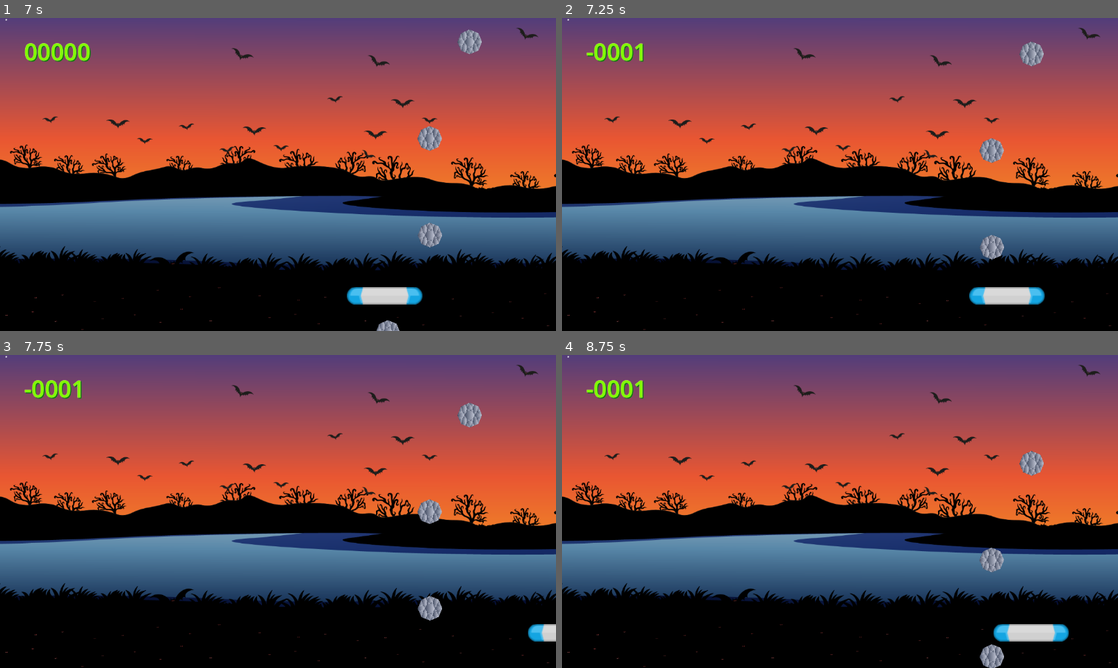
Above: before the commit, frames 1-4 (two rows, left to right).
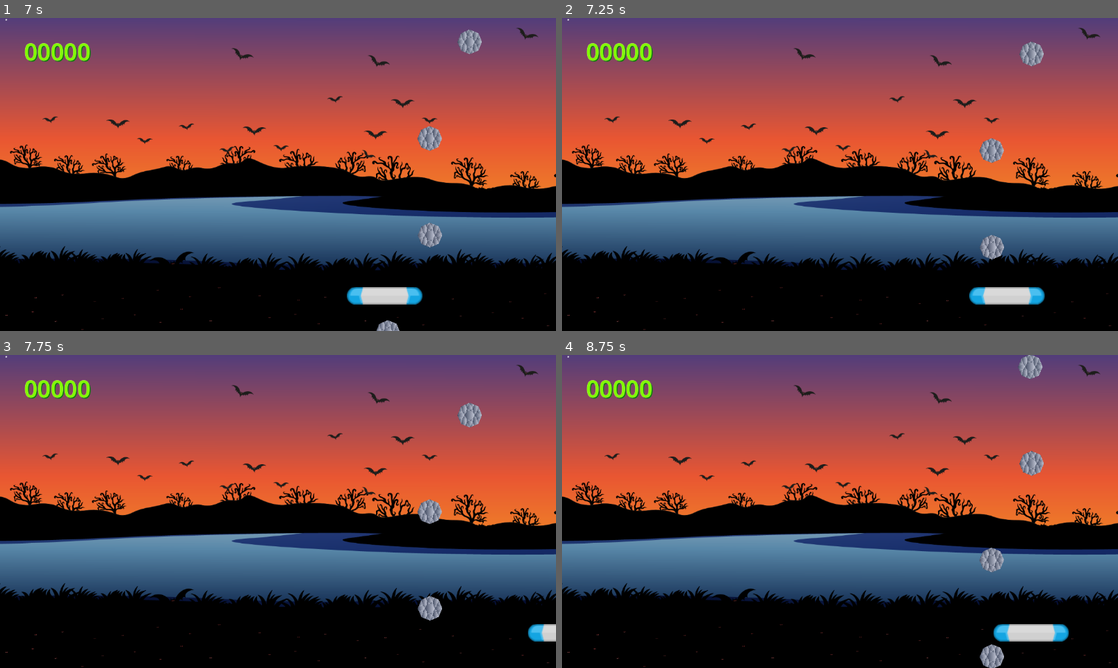
Above: after the commit, the same moments.

Repository: ZuNTeR/GemCatcher
Game: Godot game, scene res://scenes/game.tscn
The game is run twice, just before and just after one commit, with the same random seed, the same clock (stepped at 60 frames per second) and the same inputs.
Inputs:
- Up to frame 1 (7 s): hold D (right) 0.53-1.28 s; hold A (left) 1.28-2.03 s; hold D (right) 2.03-3.53 s; hold A (left) 3.53-5.78 s; hold D (right) from 5.78 s (still down)
- Up to frame 2 (7.25 s): keep holding D (right)
- Up to frame 3 (7.75 s): keep holding D (right)
- Up to frame 4 (8.75 s): release D (right) at 8.03 s; hold A (left) from 8.03 s (still down)

Frame 1 is identical in both runs. In frame 2, 0.5% of the frame differs, in the area x 4-17%, y 8-14%; in frame 3, 0.5%; in frame 4, 0.8%, in the area x 4-87%, y 0-14%.
Error after the commit: Invalid assignment of property or key 'text' with value of type 'String' on a base object of type 'null instance'. (res://scenes/game.gd:45)

Commit message:
Mudanças nas bordas

Diff:
--- a/scenes/gem.gd
+++ b/scenes/GemScenes/gem.gd
@@ -13,8 +13,14 @@
 	position.y += speed * delta
 
 
-	if position.y > get_viewport_rect().size.y + 25.0:
-		on_gem_off_screen.emit()
-		set_process(false)
-		queue_free()
-		set_process(true)
+#	if position.y > get_viewport_rect().size.y + 25.0:
+#		on_gem_off_screen.emit()
+#		set_process(false)
+#		queue_free()
+#		set_process(true)
+func _on_paredebaixo_area_entered(area: Area2D) -> void:
+	on_gem_off_screen.emit()
+	set_process(false)
+	queue_free()
+	set_process(true)
+	print
--- a/scenes/gem.tscn
+++ b/scenes/GemScenes/gem.tscn
@@ -1,16 +1,16 @@
 [gd_scene load_steps=3 format=3 uid="uid://dx8cp8och1xiu"]
 
-[ext_resource type="Script" path="res://scenes/gem.gd" id="1_8ir0a"]
+[ext_resource type="Script" path="res://scenes/GemScenes/gem.gd" id="1_8ir0a"]
 [ext_resource type="Texture2D" uid="uid://gjv2pu8icltp" path="res://assets/gemas_Sprite de gema original.png" id="2_rksw8"]
 
 [node name="Gem" type="Area2D"]
 position = Vector2(45, 35)
 script = ExtResource("1_8ir0a")
 
+[node name="CollisionPolygon2D" type="CollisionPolygon2D" parent="."]
+polygon = PackedVector2Array(1, 27, 19, 19, 26, 1, 19, -17, 0, -25, -18, -16, -25, 2, -17, 20)
+
 [node name="Sprite2D" type="Sprite2D" parent="."]
 position = Vector2(0.500002, 0.999998)
 scale = Vector2(0.053, 0.053)
 texture = ExtResource("2_rksw8")
-
-[node name="CollisionPolygon2D" type="CollisionPolygon2D" parent="."]
-polygon = PackedVector2Array(1, 27, 19, 19, 26, 1, 19, -17, 0, -25, -18, -16, -25, 2, -17, 20)
--- /dev/null
+++ b/scenes/GemScenes/geminiGem.tscn
@@ -0,0 +1,20 @@
+[gd_scene load_steps=3 format=3 uid="uid://c1nkxt1twi7pe"]
+
+[ext_resource type="Texture2D" uid="uid://cctgu1fc7o3pp" path="res://assets/gemas_Sprite de gema de divisão de plataforma v3_Sprite de gema de divisão de plataforma v2 cópia.png" id="1_q4mir"]
+
+[sub_resource type="CapsuleShape2D" id="CapsuleShape2D_rr26y"]
+radius = 8.0
+height = 50.0
+
+[node name="GeminiGem" type="Area2D"]
+
+[node name="CollisionShape2D" type="CollisionShape2D" parent="."]
+position = Vector2(61, 36)
+rotation = 1.5708
+scale = Vector2(1, 1)
+shape = SubResource("CapsuleShape2D_rr26y")
+
+[node name="Sprite2D" type="Sprite2D" parent="."]
+position = Vector2(61, 36.1648)
+scale = Vector2(0.023341, 0.0236705)
+texture = ExtResource("1_q4mir")
--- a/scenes/ricochetGem.tscn
+++ b/scenes/GemScenes/ricochetGem.tscn
@@ -5,14 +5,14 @@
 [sub_resource type="RectangleShape2D" id="RectangleShape2D_ugpwe"]
 size = Vector2(36.4867, 36.4867)
 
-[node name="RicochetGem" type="Node2D"]
+[node name="RicochetGem" type="Area2D"]
+
+[node name="CollisionShape2D" type="CollisionShape2D" parent="."]
+position = Vector2(89, 98)
+rotation = 0.785398
+shape = SubResource("RectangleShape2D_ugpwe")
 
 [node name="Sprite2D" type="Sprite2D" parent="."]
 position = Vector2(89, 98)
 scale = Vector2(0.054, 0.054)
 texture = ExtResource("1_swrqw")
-
-[node name="CollisionShape2D" type="CollisionShape2D" parent="."]
-position = Vector2(89, 98)
-rotation = 0.785398
-shape = SubResource("RectangleShape2D_ugpwe")
--- a/scenes/timeGem.tscn
+++ b/scenes/GemScenes/timeGem.tscn
@@ -6,13 +6,13 @@
 radius = 17.0
 height = 52.0
 
-[node name="TimeGem" type="Node2D"]
+[node name="TimeGem" type="Area2D"]
+
+[node name="CollisionShape2D" type="CollisionShape2D" parent="."]
+position = Vector2(41, 42)
+shape = SubResource("CapsuleShape2D_gid5f")
 
 [node name="Sprite2D" type="Sprite2D" parent="."]
 position = Vector2(41, 42)
 scale = Vector2(0.055, 0.055)
 texture = ExtResource("1_jugie")
-
-[node name="CollisionShape2D" type="CollisionShape2D" parent="."]
-position = Vector2(41, 42)
-shape = SubResource("CapsuleShape2D_gid5f")
--- a/scenes/game.gd
+++ b/scenes/game.gd
@@ -5,6 +5,9 @@
 @onready var timer: Timer = $Timer
 @onready var audio_gema_capturada: AudioStreamPlayer2D = $AudioGemaCapturada
 @onready var audio_gema_perdida: AudioStreamPlayer2D = $AudioGemaPerdida
+
+
+
 
 #signal on_gem_touch_under_bound
 
@@ -20,23 +23,22 @@
 func spawn_gem() -> void:
 	var new_gem = gem_scene.instantiate()
 	var xpos: float = randf_range(70, 1050)
-	new_gem.on_gem_off_screen.connect(lose_gem)
+	#new_gem.on_gem_off_screen.connect(lose_gem)
 	new_gem.position = Vector2(xpos, -50)
 	add_child(new_gem)
 
-func stop_all() -> void:
-	timer.stop()
+#func stop_all() -> void:
+#	timer.stop()
 
 func _on_timer_timeout() -> void:
-	print("_on_timer_timeout")
 	spawn_gem()
 
-func lose_gem() -> void:
-	_score -= 1
-	label.text = "%05d" % _score
-	audio_gema_perdida.play()
-	if _score < 0:
-		stop_all()
+#func lose_gem() -> void:
+#	_score -= 1
+#	label.text = "%05d" % _score
+#	audio_gema_perdida.play()
+#	if _score < 0:
+#		stop_all()
 
 func _on_paddle_area_entered(area: Area2D) -> void:
 	_score += 1
@@ -44,4 +46,18 @@
 	audio_gema_capturada.play()
 	area.queue_free()
 
-	#func _p
+
+func _on_parede_baixo_area_entered(area: Area2D) -> void:
+	pass
+
+
+func _on_parede_direita_area_entered(area: Area2D) -> void:
+	pass # Replace with function body.
+
+
+func _on_parede_esquerda_area_entered(area: Area2D) -> void:
+	pass # Replace with function body.
+
+
+func _on_parede_cima_area_entered(area: Area2D) -> void:
+	pass # Replace with function body.
--- a/scenes/game.tscn
+++ b/scenes/game.tscn
@@ -3,21 +3,21 @@
 [ext_resource type="Script" path="res://scenes/game.gd" id="1_i4ovq"]
 [ext_resource type="Texture2D" uid="uid://cjh0oi50fi86b" path="res://assets/Backgrounds_1.png" id="2_3bwm0"]
 [ext_resource type="PackedScene" uid="uid://bo7gdx7jhwnc8" path="res://scenes/paddle.tscn" id="2_8u26l"]
-[ext_resource type="PackedScene" uid="uid://dx8cp8och1xiu" path="res://scenes/gem.tscn" id="2_l515u"]
+[ext_resource type="PackedScene" uid="uid://dx8cp8och1xiu" path="res://scenes/GemScenes/gem.tscn" id="2_l515u"]
 [ext_resource type="AudioStream" uid="uid://bmxwwkun1ptys" path="res://assets/bgm_action_5.mp3" id="5_gne7s"]
 [ext_resource type="AudioStream" uid="uid://ba8lxmocedmvx" path="res://assets/spell1_0.wav" id="6_71w4g"]
 [ext_resource type="AudioStream" uid="uid://bdkydogjxp6m7" path="res://assets/explode.wav" id="7_3yv10"]
 
-[sub_resource type="WorldBoundaryShape2D" id="WorldBoundaryShape2D_lggsj"]
-normal = Vector2(0, 1)
+[sub_resource type="WorldBoundaryShape2D" id="WorldBoundaryShape2D_t4kwg"]
+normal = Vector2(-1, 0)
 
 [sub_resource type="WorldBoundaryShape2D" id="WorldBoundaryShape2D_nim6o"]
 
 [sub_resource type="WorldBoundaryShape2D" id="WorldBoundaryShape2D_td6nv"]
 normal = Vector2(1, 0)
 
-[sub_resource type="WorldBoundaryShape2D" id="WorldBoundaryShape2D_t4kwg"]
-normal = Vector2(-1, 0)
+[sub_resource type="WorldBoundaryShape2D" id="WorldBoundaryShape2D_lggsj"]
+normal = Vector2(0, 1)
 
 [node name="Game" type="Node2D"]
 script = ExtResource("1_i4ovq")
@@ -32,28 +32,49 @@
 position = Vector2(572, 575)
 scale = Vector2(1.5, 1.502)
 
-[node name="Timer" type="Timer" parent="."]
-wait_time = 2.0
-autostart = true
+[node name="Bordas" type="Node2D" parent="."]
 
-[node name="ParedeCima" type="CollisionShape2D" parent="."]
-shape = SubResource("WorldBoundaryShape2D_lggsj")
+[node name="ParedeDireita" type="Area2D" parent="Bordas"]
 
-[node name="Parede baixo" type="CollisionShape2D" parent="."]
+[node name="ParedeDireita" type="CollisionShape2D" parent="Bordas/ParedeDireita"]
+position = Vector2(1152, 648)
+shape = SubResource("WorldBoundaryShape2D_t4kwg")
+
+[node name="ParedeBaixo" type="Area2D" parent="Bordas"]
+
+[node name="ParedeBaixo" type="CollisionShape2D" parent="Bordas/ParedeBaixo"]
 position = Vector2(1152, 648)
 shape = SubResource("WorldBoundaryShape2D_nim6o")
 
-[node name="Parede esquerda" type="CollisionShape2D" parent="."]
+[node name="ParedeEsquerda" type="Area2D" parent="Bordas"]
+
+[node name="ParedeEsquerda" type="CollisionShape2D" parent="Bordas/ParedeEsquerda"]
 shape = SubResource("WorldBoundaryShape2D_td6nv")
 
-[node name="Parede direita" type="CollisionShape2D" parent="."]
-position = Vector2(1152, 648)
-shape = SubResource("WorldBoundaryShape2D_t4kwg")
+[node name="ParedeCima" type="Area2D" parent="Bordas"]
 
-[node name="Label" type="Label" parent="."]
+[node name="ParedeCima" type="CollisionShape2D" parent="Bordas/ParedeCima"]
+shape = SubResource("WorldBoundaryShape2D_lggsj")
+
+[node name="Sons" type="Node2D" parent="."]
+
+[node name="AudioStreamPlayer" type="AudioStreamPlayer" parent="Sons"]
+stream = ExtResource("5_gne7s")
+volume_db = -22.0
+autoplay = true
+
+[node name="AudioGemaCapturada" type="AudioStreamPlayer2D" parent="Sons"]
+stream = ExtResource("6_71w4g")
+
+[node name="AudioGemaPerdida" type="AudioStreamPlayer2D" parent="Sons"]
+stream = ExtResource("7_3yv10")
+
+[node name="Infos" type="Node2D" parent="."]
+
+[node name="Label" type="Label" parent="Infos"]
 offset_left = 50.0
 offset_top = 36.0
-offset_right = 132.0
+offset_right = 187.0
 offset_bottom = 103.0
 theme_override_colors/font_color = Color(0.505882, 1, 0, 1)
 theme_override_colors/font_shadow_color = Color(0, 0.529412, 0, 1)
@@ -64,16 +85,13 @@
 theme_override_font_sizes/font_size = 48
 text = "00000"
 
-[node name="AudioStreamPlayer" type="AudioStreamPlayer" parent="."]
-stream = ExtResource("5_gne7s")
-volume_db = -22.0
-autoplay = true
-
-[node name="AudioGemaCapturada" type="AudioStreamPlayer2D" parent="."]
-stream = ExtResource("6_71w4g")
-
-[node name="AudioGemaPerdida" type="AudioStreamPlayer2D" parent="."]
-stream = ExtResource("7_3yv10")
+[node name="Timer" type="Timer" parent="Infos"]
+wait_time = 2.0
+autostart = true
 
 [connection signal="area_entered" from="Paddle" to="." method="_on_paddle_area_entered"]
-[connection signal="timeout" from="Timer" to="." method="_on_timer_timeout"]
+[connection signal="area_entered" from="Bordas/ParedeDireita" to="." method="_on_parede_direita_area_entered"]
+[connection signal="area_entered" from="Bordas/ParedeBaixo" to="." method="_on_parede_baixo_area_entered"]
+[connection signal="area_entered" from="Bordas/ParedeEsquerda" to="." method="_on_parede_esquerda_area_entered"]
+[connection signal="area_entered" from="Bordas/ParedeCima" to="." method="_on_parede_cima_area_entered"]
+[connection signal="timeout" from="Infos/Timer" to="." method="_on_timer_timeout"]
--- a/scenes/gema_de_divisão_de_plataforma.tscn
+++ /dev/null
@@ -1,19 +0,0 @@
-[gd_scene load_steps=3 format=3 uid="uid://cvef852rdi4qb"]
-
-[ext_resource type="Texture2D" uid="uid://cctgu1fc7o3pp" path="res://assets/gemas_Sprite de gema de divisão de plataforma v3_Sprite de gema de divisão de plataforma v2 cópia.png" id="1_0ykn7"]
-
-[sub_resource type="CapsuleShape2D" id="CapsuleShape2D_rr26y"]
-radius = 8.0
-height = 50.0
-
-[node name="Node2D" type="Node2D"]
-
-[node name="Sprite2D" type="Sprite2D" parent="."]
-position = Vector2(61, 36.1648)
-scale = Vector2(0.023341, 0.0236705)
-texture = ExtResource("1_0ykn7")
-
-[node name="CollisionShape2D" type="CollisionShape2D" parent="."]
-position = Vector2(61, 36)
-rotation = 1.5708
-shape = SubResource("CapsuleShape2D_rr26y")
--- a/scenes/gema_original.tscn
+++ /dev/null
@@ -1,16 +0,0 @@
-[gd_scene load_steps=3 format=3 uid="uid://ce63olwx5h3sp"]
-
-[ext_resource type="Script" path="res://scenes/gem.gd" id="1_8ir0a"]
-[ext_resource type="Texture2D" uid="uid://gjv2pu8icltp" path="res://assets/gemas_Sprite de gema original.png" id="2_rksw8"]
-
-[node name="gema original" type="Area2D"]
-position = Vector2(45, 35)
-script = ExtResource("1_8ir0a")
-
-[node name="Sprite2D" type="Sprite2D" parent="."]
-position = Vector2(0.500002, 0.999998)
-scale = Vector2(0.053, 0.053)
-texture = ExtResource("2_rksw8")
-
-[node name="CollisionPolygon2D" type="CollisionPolygon2D" parent="."]
-polygon = PackedVector2Array(1, 27, 19, 19, 26, 1, 19, -17, 0, -25, -18, -16, -25, 2, -17, 20)
--- a/scenes/geminiGem.tscn
+++ /dev/null
@@ -1,19 +0,0 @@
-[gd_scene load_steps=3 format=3 uid="uid://c1nkxt1twi7pe"]
-
-[ext_resource type="Texture2D" uid="uid://cctgu1fc7o3pp" path="res://assets/gemas_Sprite de gema de divisão de plataforma v3_Sprite de gema de divisão de plataforma v2 cópia.png" id="1_hdomi"]
-
-[sub_resource type="CapsuleShape2D" id="CapsuleShape2D_rr26y"]
-radius = 8.0
-height = 50.0
-
-[node name="GeminiGem" type="Node2D"]
-
-[node name="Sprite2D" type="Sprite2D" parent="."]
-position = Vector2(61, 36.1648)
-scale = Vector2(0.023341, 0.0236705)
-texture = ExtResource("1_hdomi")
-
-[node name="CollisionShape2D" type="CollisionShape2D" parent="."]
-position = Vector2(61, 36)
-rotation = 1.5708
-shape = SubResource("CapsuleShape2D_rr26y")
Not shown, added: scenes/gam72B6.tmp
